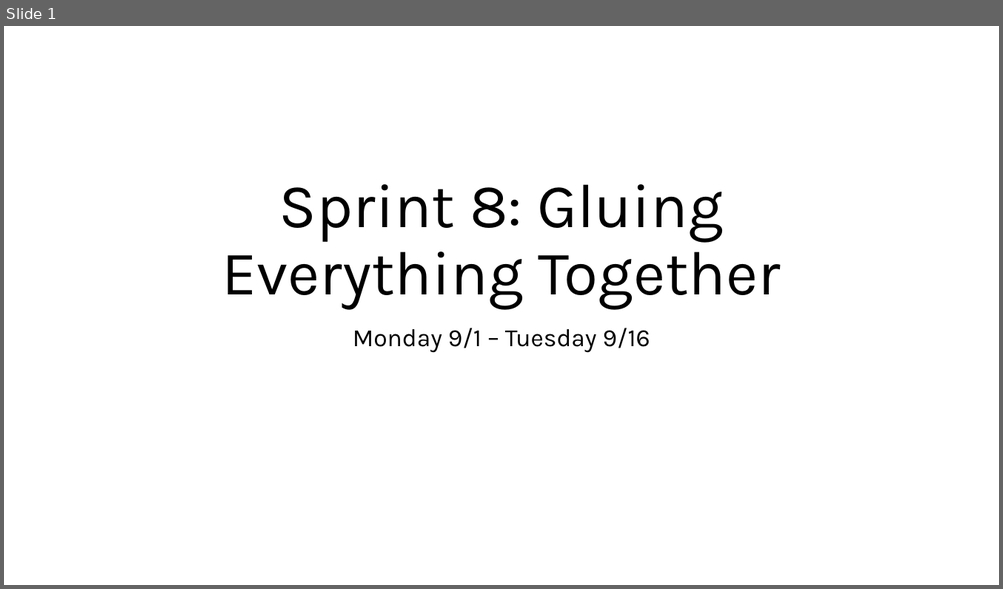
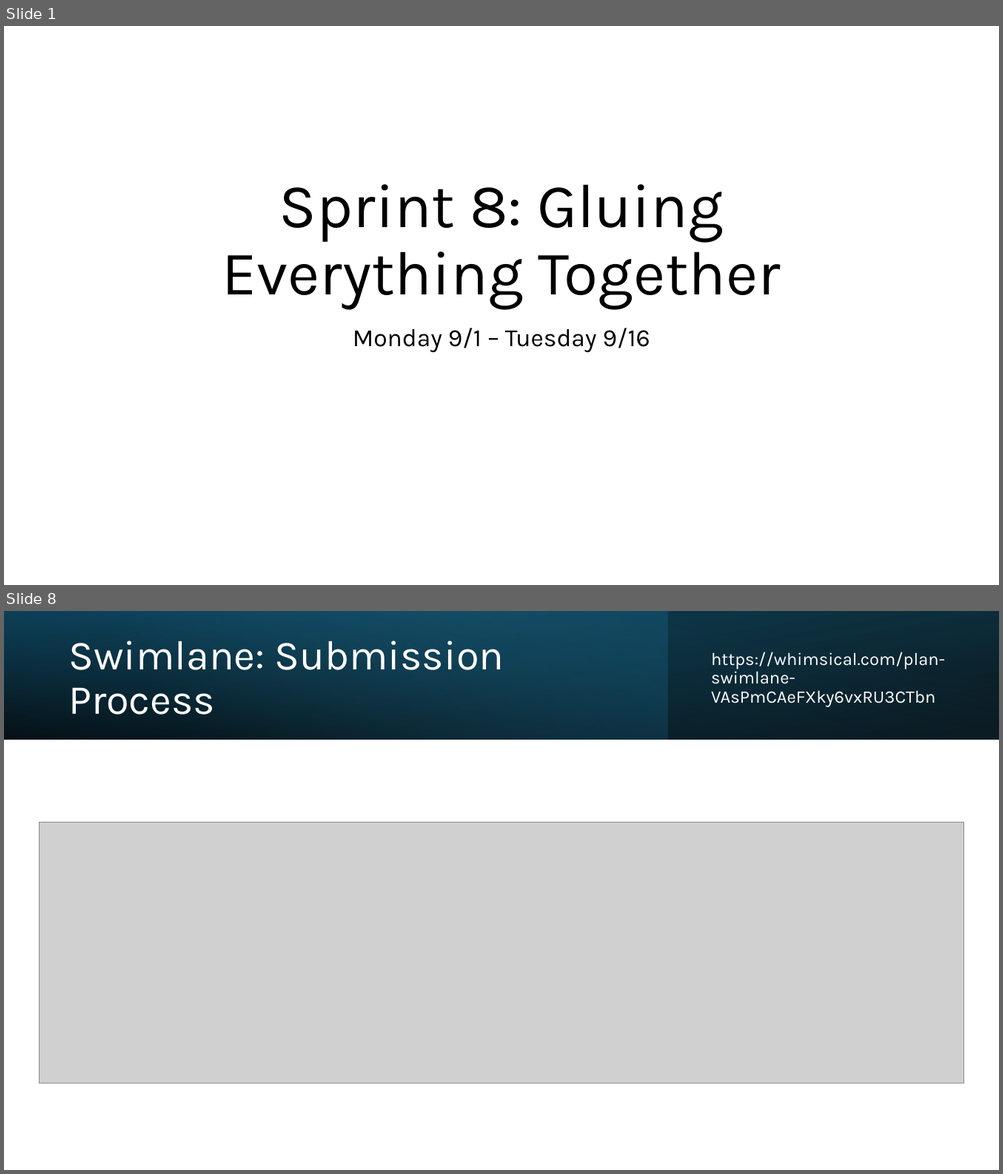
Before and after one commit to GregT7/PlanGauge, a slide deck: project_journal/standup/presentations/sprint8_standup.pptx. Shown one above the other, each under a label of ours: slide 1 before the commit, slides 1 and 8 after it; the slides between them are not shown. The pictures are 1003x589 and 1003x1174 pixels, drawn with LibreOffice and Linux fonts; fonts in the diff are those of the drawing; grey boxes stand for pictures. Boxes give left, top, right and bottom in pixels: in the first picture for what was removed or moved away, otherwise in the second. Text is boxed around its words. In the diff, an @@ line names an element or a change of style, - is before the commit and + after.

```diff
--- a/project_journal/standup/presentations/sprint8_standup.pptx
+++ b/project_journal/standup/presentations/sprint8_standup.pptx
@@ slide 8 added at [4, 611, 999, 1170], background #FFFFFF @@
@@ rectangle added at [4, 611, 999, 739], fill gradient #000000 to #104862 @@
@@ rectangle added at [4, 611, 667, 739], fill gradient #156082 to #46B1E1 @@
@@ rectangle added at [4, 611, 999, 739], fill gradient #000000 to #156082 @@
@@ title added at [68, 641, 504, 715], 40 pt, text #FFFFFF @@
+Swimlane: Submission Process
@@ text added at [711, 652, 945, 707], 17 pt, text #FFFFFF @@
+https://whimsical.com/plan-swimlane-VAsPmCAeFXky6vxRU3CTbn
@@ picture added at [39, 823, 964, 1084] @@
```
Also in this commit, not shown: 5 slides changed, 5 other slides added, 1 slide removed, 4 other files.
